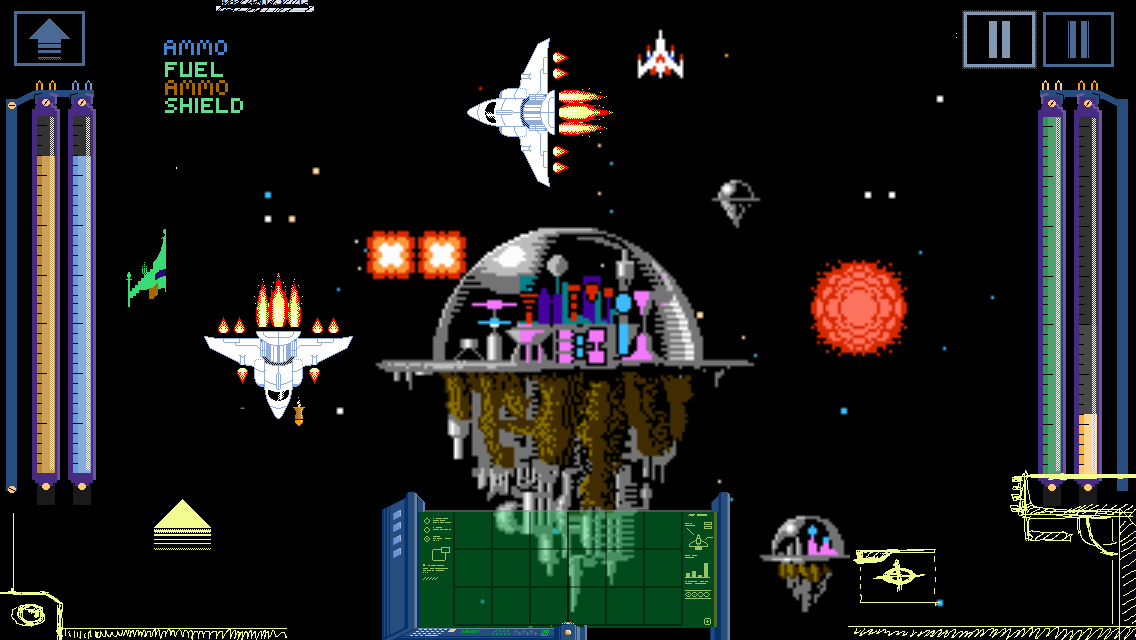
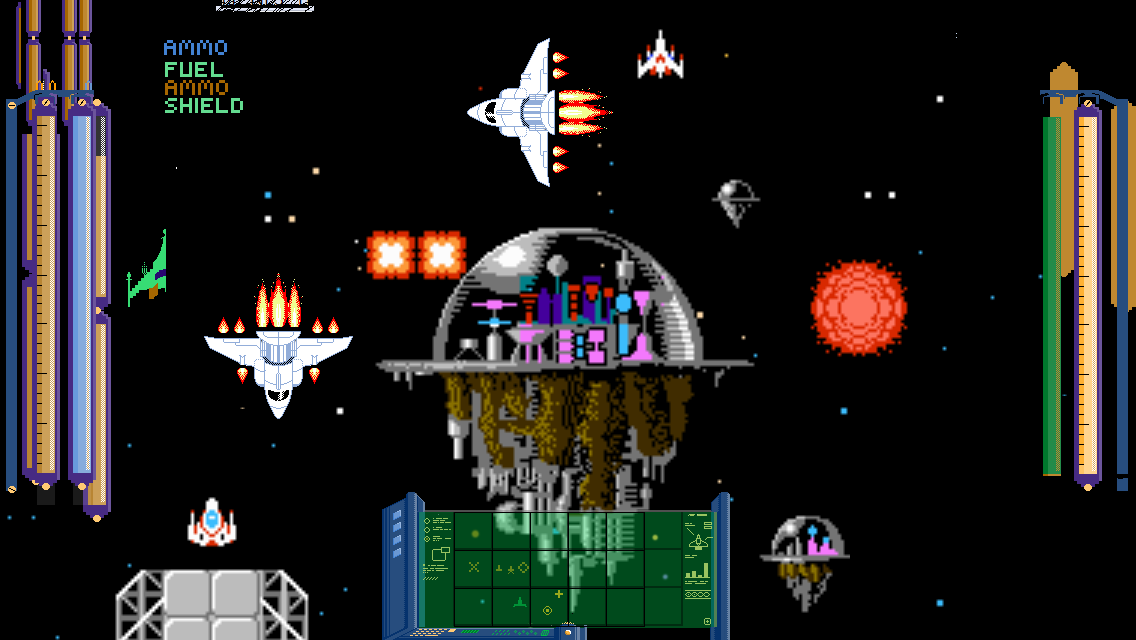
Layered file, before and after one edit (w=1136, h=640). Changes by layer:
hid group "Buttnz" (6 layers) over [0, 10, 1136, 640]
hid "Layer 16" over [0, 470, 1136, 640]
hid "Layer 20" over [962, 10, 1037, 69]
hid "Layer 19" over [964, 12, 1035, 67]
hid "Layer 15 copy" over [1043, 12, 1114, 67]
hid "Layer 15" over [14, 11, 85, 66]
added layer "grid" in group "panel" over [454, 512, 645, 627]
showed "mark test" over [419, 511, 717, 627]
added layer "Layer 44" in group "BarRightSideII" over [1079, 117, 1097, 476]
hid "Жижица 2" (1st of 4, in "BarRightSideII"), painted on it over [1042, 80, 1097, 476]
hid "Layer 10" (1st of 6, in "BarRightSideII") over [1079, 325, 1097, 506]
hid "RULES" (1st of 2, in "BarRightSideI") over [1043, 126, 1053, 465]
hid "Glass" (2nd of 6, in "BarRightSideI") over [1043, 104, 1066, 481]
hid "container" (2nd of 6, in "BarRightSideI") over [1038, 100, 1066, 491]
painted on "Жижица 2" (2nd of 4, in "BarRightSideI") over [1043, 100, 1060, 465]
hid "Grab" (1st of 2, in "BarRightSideI") over [1040, 80, 1128, 491]
hid "Layer 10" (2nd of 6, in "BarRightSideI") over [1043, 325, 1061, 506]
hid "RULES copy" (2nd of 2, in "barLooooongasmydick(notforreal) copy") over [73, 125, 83, 464]
renamed "Жижица 2" to "Жижа", painted on it over [73, 40, 132, 475]
showed "Layer 5" (3rd of 6, in "barLooooongasmydick(notforreal) copy") over [57, 0, 79, 134]
showed "Layer 5" (4th of 6, in "barLooooongasmydick(notforreal)") over [21, 0, 43, 134]
showed group "bar copy" (7 layers) over [72, 0, 1136, 522]
showed group "bar" (7 layers) over [14, 0, 1078, 485]
showed "Layer 3" over [0, 409, 348, 640]
…and 2 more changes (1 painted, 1 renamed, 1 visibility)
